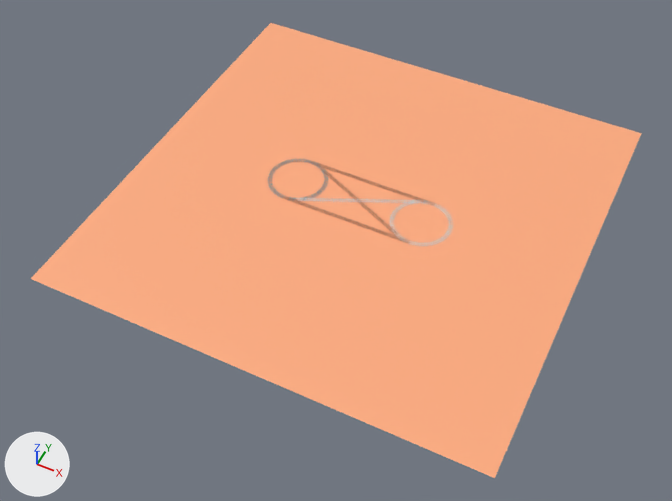
Before and after pictures for a commit that changed the glTF model blender/map.glb.
One viewpoint serves both versions: a 50 mm camera at (64.4, -140.5, 155.3) aimed at (0.1, -11.8, -5.6). Lighting does not change. The marker at lower left points along +X, +Y and +Z. Where no turn or scale is listed for an object, it has been applied to the vertices.
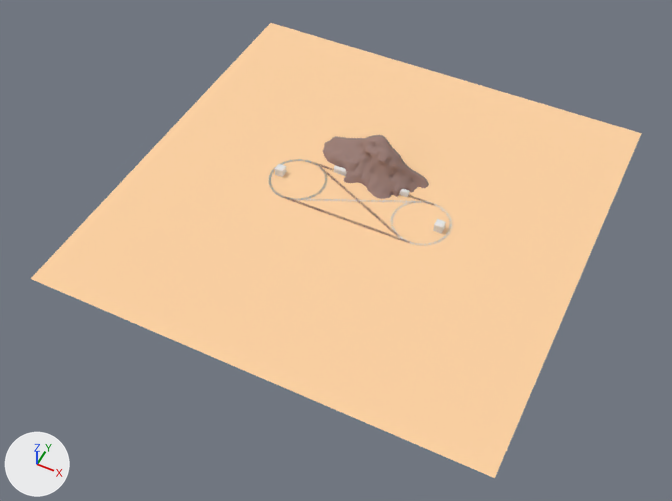
Boxes (x1, y1, x2, y2) around the edits, measured in the pictures (672 x 501 px):
'Plane', recoloured: (31, 23, 642, 478) in both
'Mountain', added (brown): after (322, 135, 429, 199)
'Cylinder', added: after (334, 165, 410, 197)
'Cube.001', added: after (433, 219, 446, 234)
'Cube', added: after (275, 164, 286, 177)

Diff of the bpy script that builds the scene:
```diff
--- a/blender/map.glb.py
+++ b/blender/map.glb.py
@@ mat_dirt @@
 mat_dirt = principled_material('Dirt')
-mat_dirt.base_color = (1.0, 0.413, 0.212)  # orange #ffac7f
+mat_dirt.base_color = (1.0, 0.651, 0.366)  # beige #ffd3a3
@@ mat_rock @@
+mat_rock = principled_material('Rock')
+mat_rock.base_color = (0.319, 0.205, 0.181)  # brown #997d76
+mat_rock.roughness = 1.0
@@ me_cylinder @@
+me_cylinder.from_pydata(...)  # 22 vertices, 40 faces; spans x -9.7..9.7, y -0.6..0.6, z -1.1..0.6
@@ me_plane_002 @@
+me_plane_002.from_pydata(...)  # 2991 vertices, 5760 faces; spans x -16.4..13.2, y -1.4..15.6, z -4.1..8.2
+me_plane_002.materials.append(mat_rock)  # brown #997d76
@@ me_cube_002 @@
+me_cube_002.from_pydata(...)  # a box spanning x -1.0..1.0, y -1.0..1.0, z -1.0..1.0
@@ ob_cylinder @@
+ob_cylinder = bpy.data.objects.new('Cylinder', me_cylinder)
+ob_cylinder.location = (0.2, 6.7, 0.9)
@@ ob_mountain @@
+ob_mountain = bpy.data.objects.new('Mountain', me_plane_002)
+ob_mountain.location = (0.0, 0.0, 1.8)
@@ ob_cube_001 @@
+ob_cube_001 = bpy.data.objects.new('Cube.001', me_cube_002)
+ob_cube_001.location = (20.5, 0.0, 1.0)
@@ ob_cube @@
+ob_cube = bpy.data.objects.new('Cube', me_cube_002.copy())
+ob_cube.location = (-20.7, 0.0, 1.0)
```
